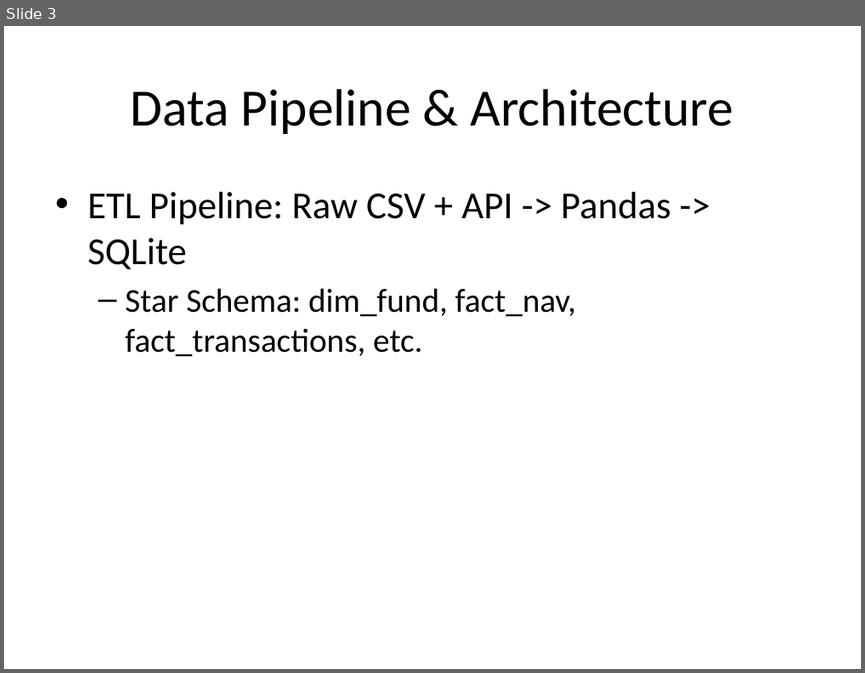
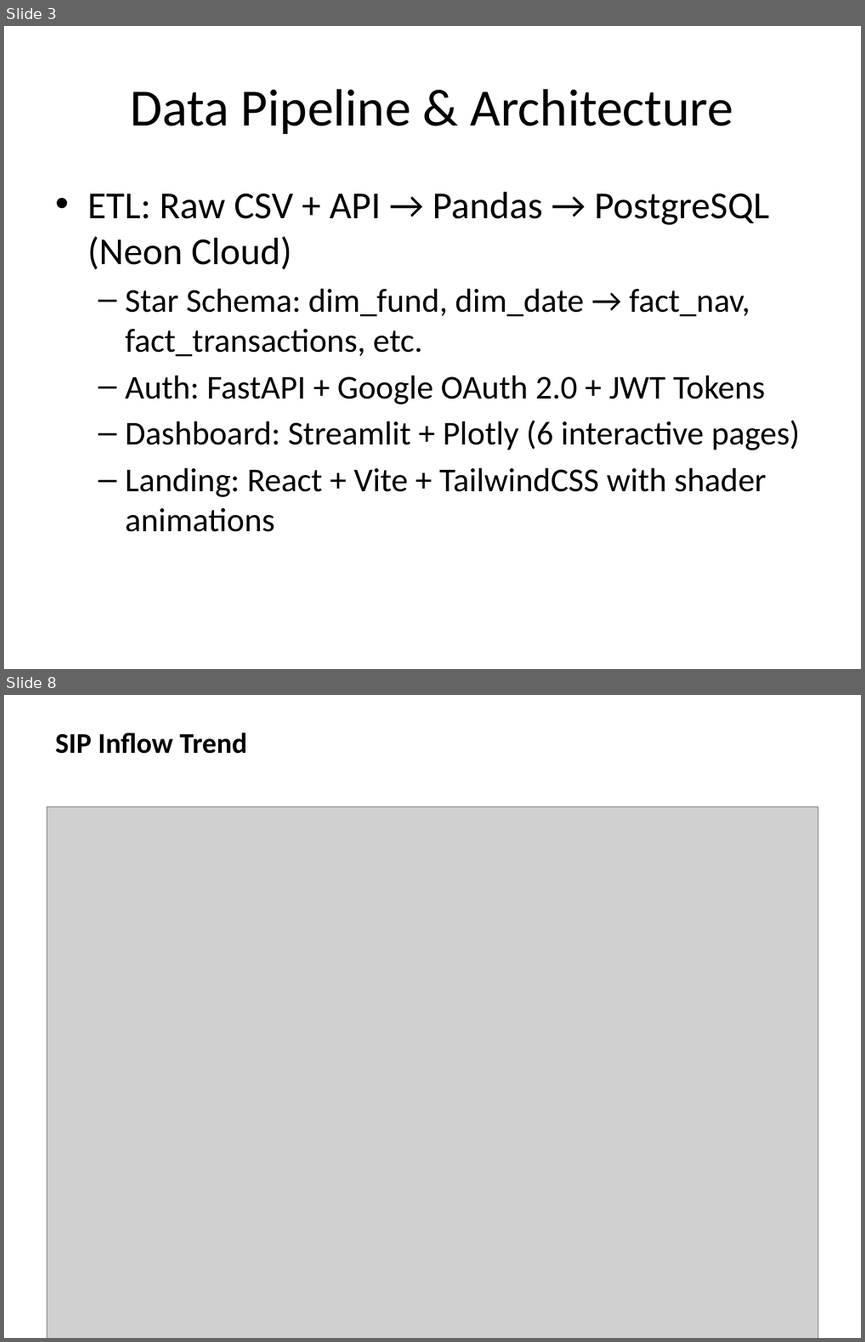
Before and after one commit to prathmeshnanda2007-sudo/MUTUAL-FUND-ANALYSIS, a slide deck: reports/Project_Presentation_Deck.pptx. Shown one above the other, each under a label of ours: slide 3 before the commit, slides 3 and 8 after it; the slides between them are not shown. The pictures are 865x673 and 865x1342 pixels, drawn with LibreOffice and Linux fonts; fonts in the diff are those of the drawing; grey boxes stand for pictures. Boxes give left, top, right and bottom in pixels: in the first picture for what was removed or moved away, otherwise in the second. Text is boxed around its words. In the diff, an @@ line names an element or a change of style, - is before the commit and + after.

Commit message:
Complete 5-phase plan: Update dashboard, landing page, reports, and secure secrets

```diff
--- a/reports/Project_Presentation_Deck.pptx
+++ b/reports/Project_Presentation_Deck.pptx
@@ slide 8 added at box(4, 695, 861, 1338), background #FFFFFF @@
@@ text added at box(55, 732, 247, 754), 24 pt, text #000000, bold @@
+SIP Inflow Trend
@@ picture added at box(46, 806, 818, 1338) @@
@@ slide 3 changed as well @@
@@ text at box(87, 192, 800, 532): text changed @@
-• ETL Pipeline: Raw CSV + API -> Pandas -> SQLite
-  – Star Schema: dim_fund, fact_nav, fact_transactions, etc.
+• ETL: Raw CSV + API → Pandas → PostgreSQL (Neon Cloud)
+  – Star Schema: dim_fund, dim_date → fact_nav, fact_transactions, etc.
+  – Auth: FastAPI + Google OAuth 2.0 + JWT Tokens
+  – Dashboard: Streamlit + Plotly (6 interactive pages)
+  – Landing: React + Vite + TailwindCSS with shader animations
```
Also in this commit, not shown: 5 other slides changed, 5 other slides added, 6 slides removed, 11 other files.
